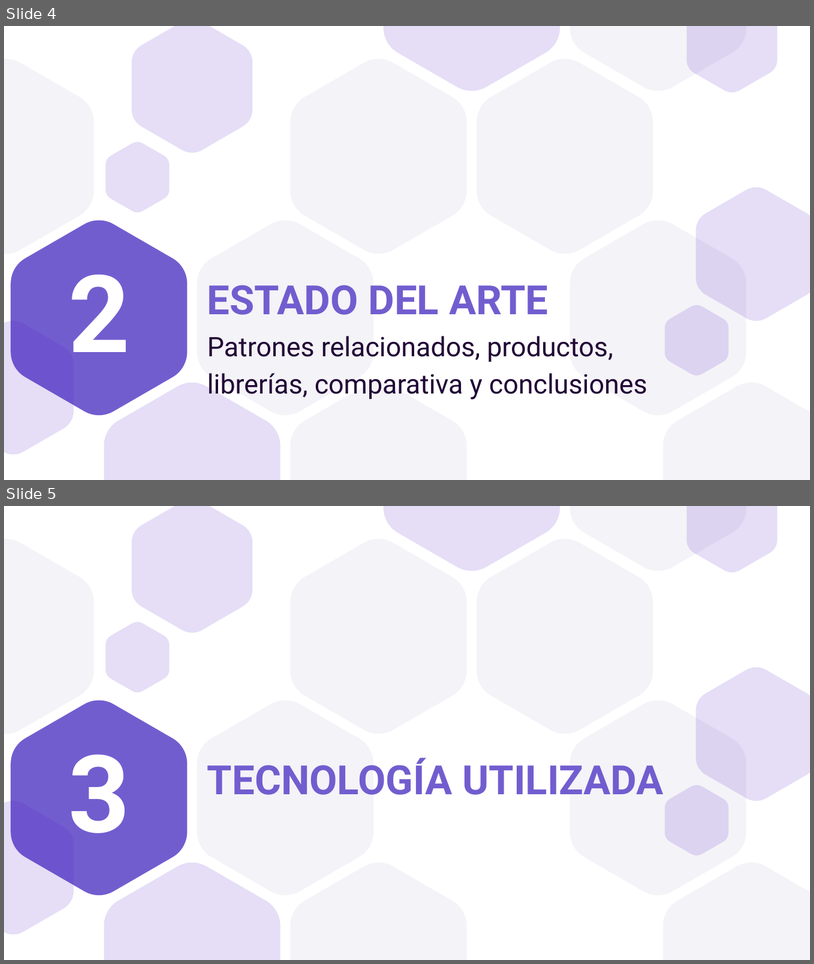
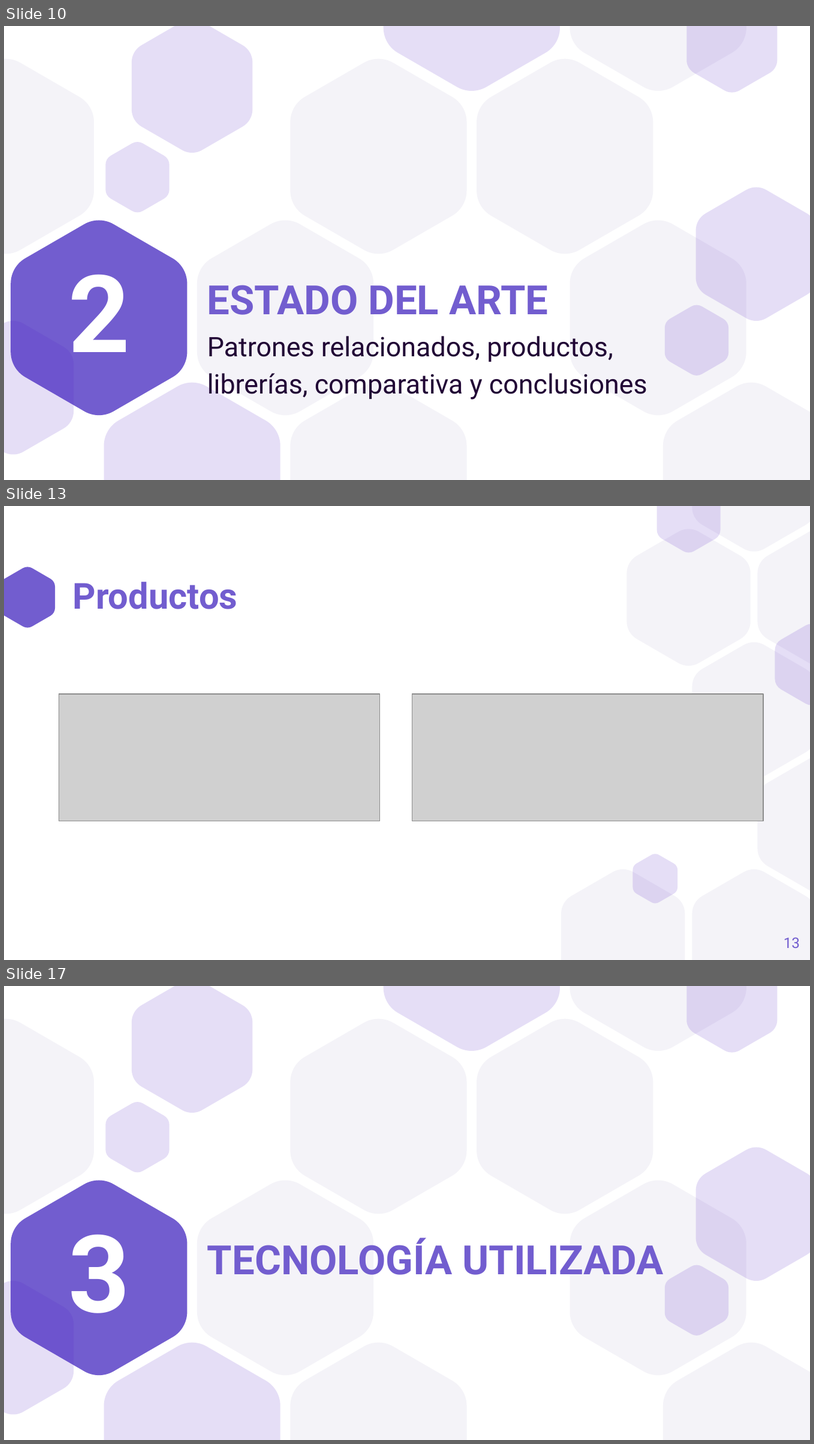
Before and after one commit to a1ex9788/TFG, a slide deck: TFG_AlejandroCarrion.pptx. Shown one above the other, each under a label of ours: slides 4 and 5 before the commit, slides 10, 13 and 17 after it; the slides between them are not shown. The pictures are 814x964 and 814x1444 pixels, drawn with LibreOffice and Linux fonts; fonts in the diff are those of the drawing; grey boxes stand for pictures. Boxes give left, top, right and bottom in pixels: in the first picture for what was removed or moved away, otherwise in the second. Text is boxed around its words. In the diff, an @@ line names an element or a change of style, - is before the commit and + after.

```diff
--- a/TFG_AlejandroCarrion.pptx
+++ b/TFG_AlejandroCarrion.pptx
@@ slide 13 added at (4, 506, 810, 960), background #FFFFFF @@
@@ freeform shape added at (4, 567, 55, 627), fill #725DCF @@
@@ title added at (73, 582, 238, 609), 32 pt, text #725DCF, bold @@
+Productos
@@ picture added at (59, 694, 380, 822) @@
@@ picture added at (412, 694, 764, 822) @@
@@ group added at (561, 506, 810, 959): 10 freeform shapes @@
@@ page number added at (784, 937, 800, 948), 13 pt, text #725DCF @@
+13
@@ what was slide 4 is now slide 10 @@
@@ what was slide 5 is now slide 17 @@
```
Also in this commit, not shown: 5 slides changed, 14 other slides added, 1 slide removed.
